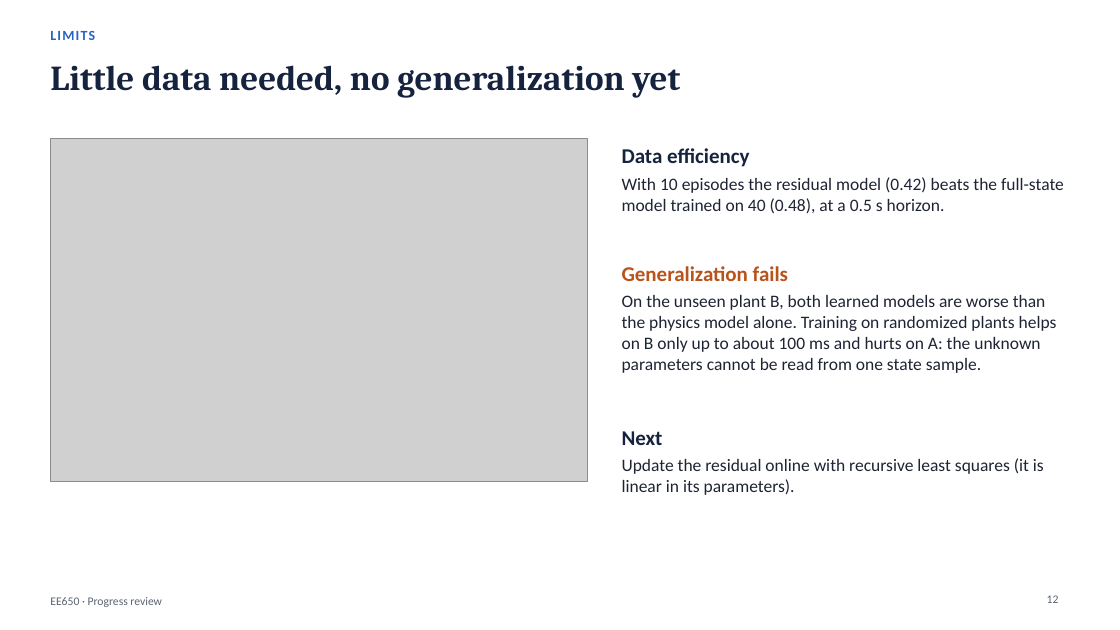
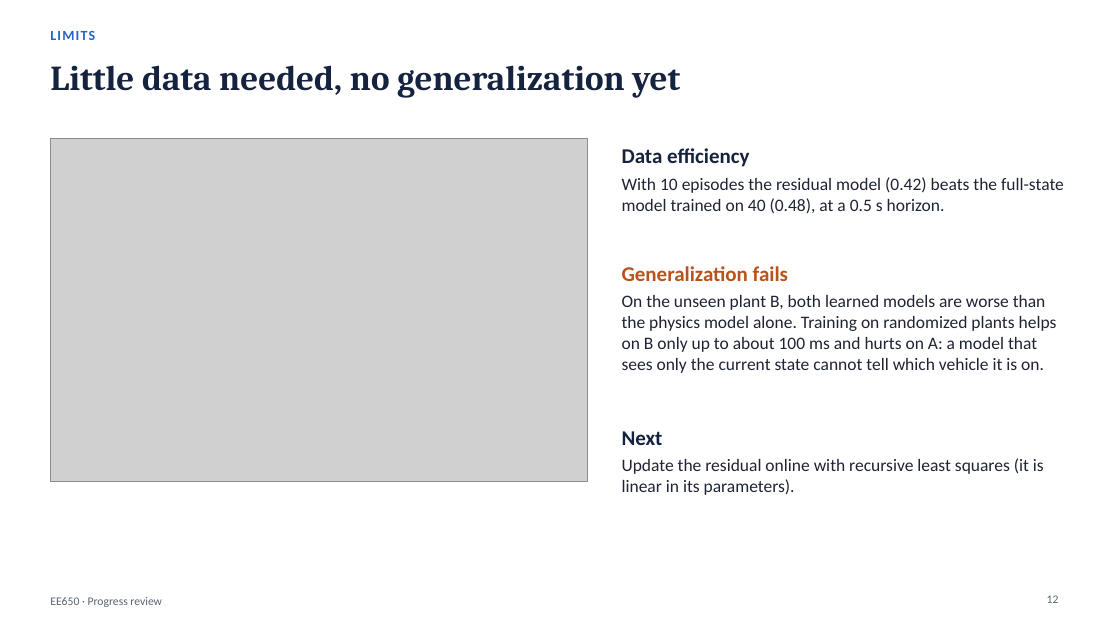
Before and after one commit to pranshuk22/quadrotor-rotor-loss-recovery, a slide deck: slide 12 of docs/deck/progress-review.pptx. Drawn at 1120x630 pixels with LibreOffice and Linux fonts; fonts in the diff are those of the drawing; grey boxes stand for pictures. Boxes give left, top, right and bottom in pixels: in the first picture for what was removed or moved away, otherwise in the second. Text is boxed around its words. In the diff, an @@ line names an element or a change of style, - is before the commit and + after.

```diff
--- a/docs/deck/progress-review.pptx
+++ b/docs/deck/progress-review.pptx
@@ text at (622,295,1057,373): text changed @@
-On the unseen plant B, both learned models are worse than the physics model alone. Training on randomized plants helps on B only up to about 100 ms and hurts on A: the unknown parameters cannot be read from one state sample.
+On the unseen plant B, both learned models are worse than the physics model alone. Training on randomized plants helps on B only up to about 100 ms and hurts on A: a model that sees only the current state cannot tell which vehicle it is on.
```
Also in this commit, not shown: 12 other slides changed, 3 slides added, 6 slides removed, 6 other files.
